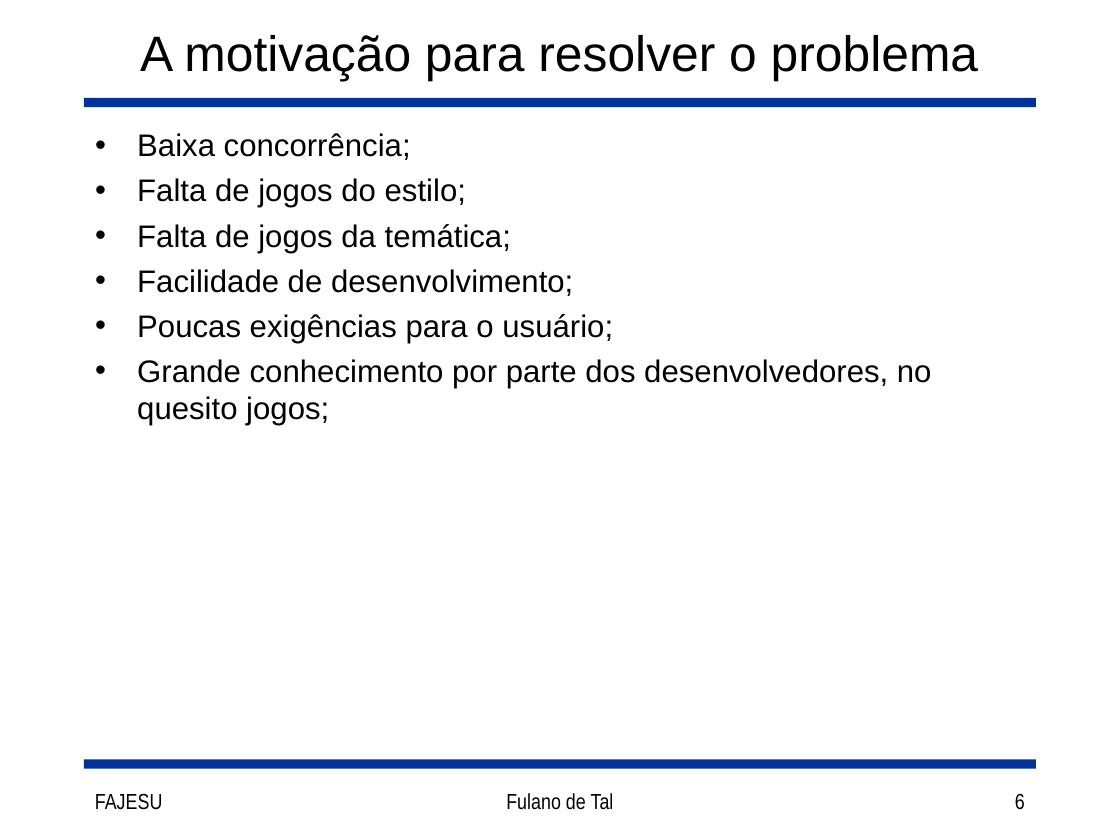
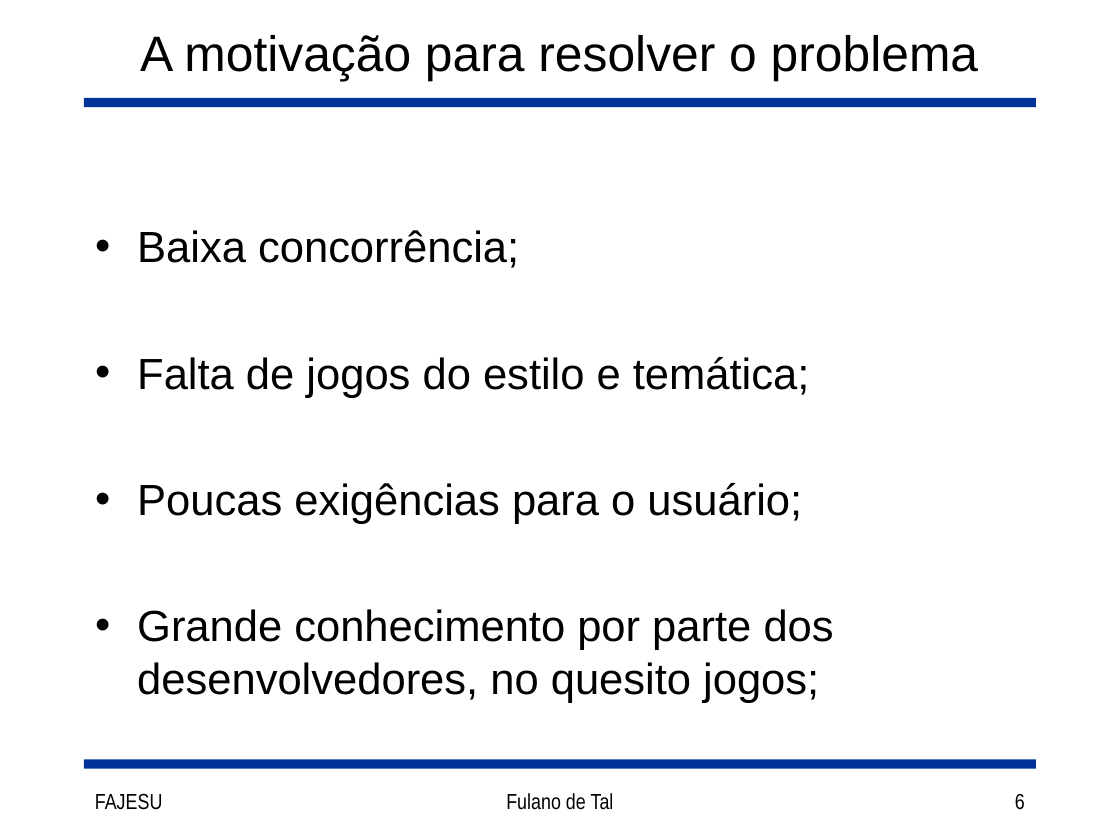
Before and after one commit to joaorocha/tcc-got-v1, a slide deck: slide 6 of docs/Slides.ppt. Drawn at 1120x840 pixels with LibreOffice and Linux fonts; fonts in the diff are those of the drawing. Boxes give left, top, right and bottom in pixels: in the first picture for what was removed or moved away, otherwise in the second. Text is boxed around its words. In the diff, an @@ line names an element or a change of style, - is before the commit and + after.

Commit message:
Alterações para apresentação.

```diff
--- a/docs/Slides.ppt
+++ b/docs/Slides.ppt
@@ text at [137, 230, 834, 703]: size 20 to 28 pt in "Baixa concorrência;", "Poucas exigências para o usuário;", "Grande conhecimento por parte dos desenvolvedores, no ..."; more space between paragraphs @@
@@ text at [137, 357, 809, 398]: text changed; size 20 to 28 pt @@
-• Falta de jogos do estilo;
-• Falta de jogos da temática;
-• Facilidade de desenvolvimento;
+• Falta de jogos do estilo e temática;
```
Also in this commit, not shown: 9 other slides changed, 1 slide added, 1 other file.
